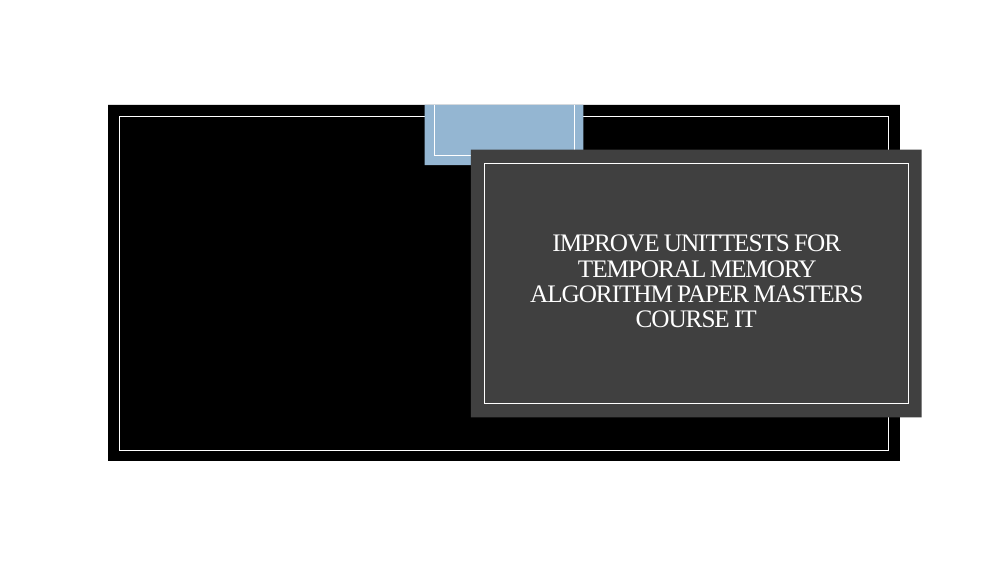
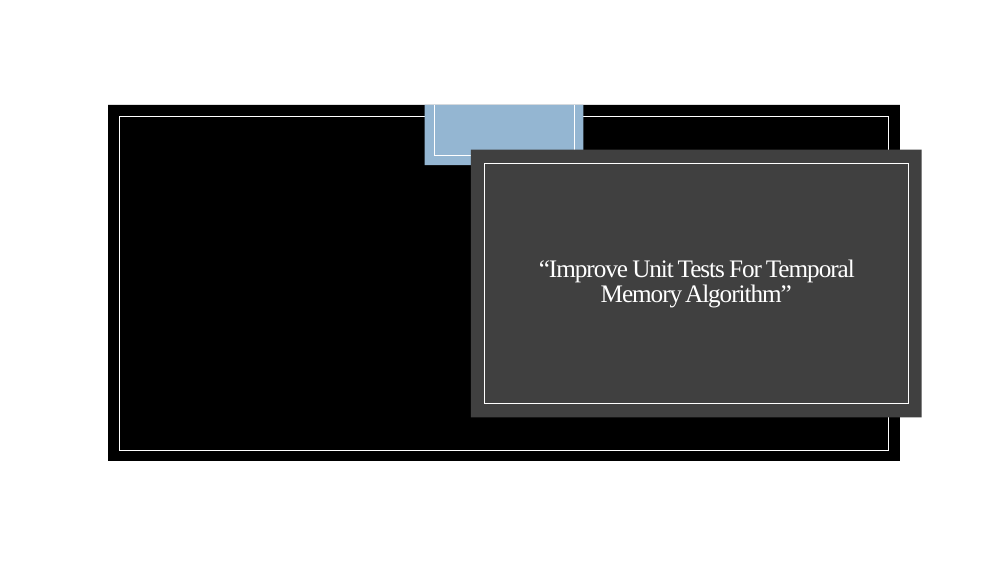
Before and after one commit to ryanmaruf615/neocortexapi, a slide deck: slide 1 of source/MySEProject/Documentation/Improve UnitTests for Temporal Memory Algorithm Presentation Masters course IT.pptm. Drawn at 1008x567 pixels with LibreOffice and Linux fonts; fonts in the diff are those of the drawing; background and template pictures are left out. Boxes give left, top, right and bottom in pixels: in the first picture for what was removed or moved away, otherwise in the second. Text is boxed around its words. In the diff, an @@ line names an element or a change of style, - is before the commit and + after.

```diff
--- a/source/MySEProject/Documentation/Improve UnitTests for Temporal Memory Algorithm Presentation Masters course IT.pptm
+++ b/source/MySEProject/Documentation/Improve UnitTests for Temporal Memory Algorithm Presentation Masters course IT.pptm
@@ title at <box>539,259,855,308</box>: text changed @@
-IMPROVE UNITTESTS FOR TEMPORAL MEMORY ALGORITHM PAPER MASTERS COURSE IT
+“Improve Unit Tests For Temporal Memory Algorithm”
```
Also in this commit, not shown: 1 other slide changed, 7 slides added, 1 slide removed, 1 other file.
